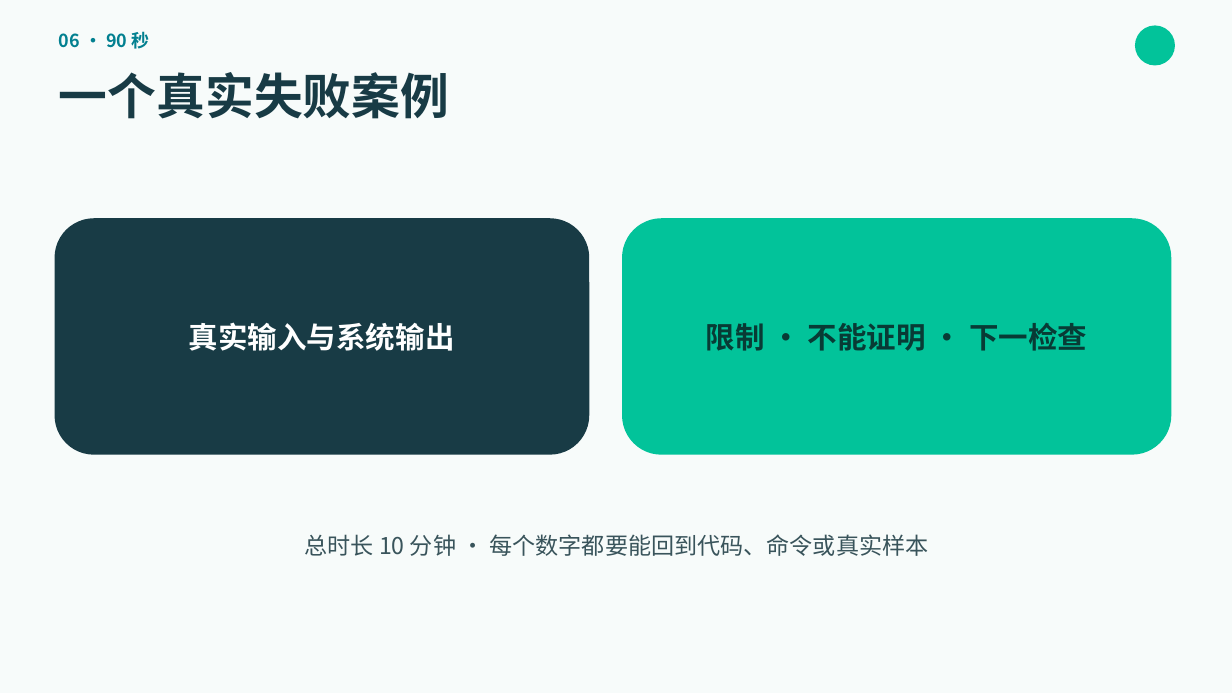
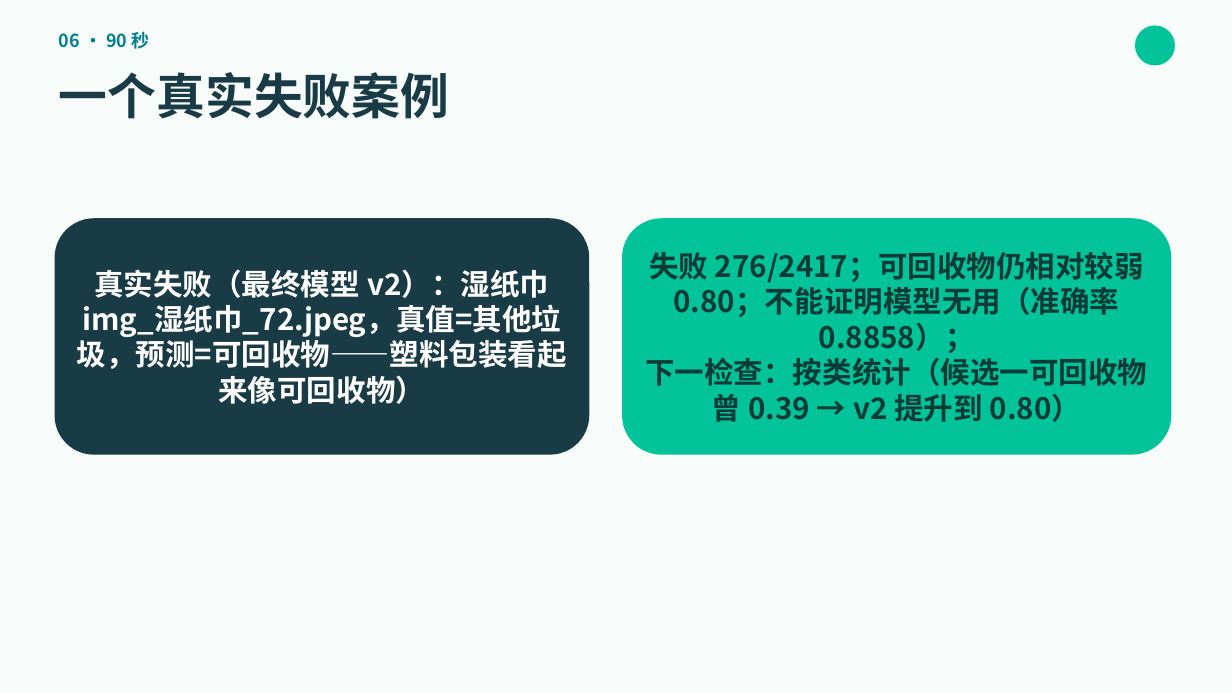
Before and after one commit to CGXZL/ai-camp-2026-final--, a slide deck: slide 6 of presentation.pptx. Drawn at 1232x693 pixels with LibreOffice and Linux fonts; fonts in the diff are those of the drawing. Boxes give left, top, right and bottom in pixels: in the first picture for what was removed or moved away, otherwise in the second. Text is boxed around its words. In the diff, an @@ line names an element or a change of style, - is before the commit and + after.

```diff
--- a/presentation.pptx
+++ b/presentation.pptx
@@ text in rounded rectangle at [77,269,567,404]: text changed @@
-真实输入与系统输出
+真实失败（最终模型 v2）：湿纸巾 img_湿纸巾_72.jpeg，真值=其他垃圾，预测=可回收物——塑料包装看起来像可回收物）
@@ text in rounded rectangle at [645,252,1147,422]: text changed @@
-限制 · 不能证明 · 下一检查
+失败 276/2417；可回收物仍相对较弱 0.80；不能证明模型无用（准确率 0.8858）；
+下一检查：按类统计（候选一可回收物曾 0.39 → v2 提升到 0.80）
@@ text removed at [305,534,929,556] @@
-总时长 10 分钟 · 每个数字都要能回到代码、命令或真实样本
```
Also in this commit, not shown: 5 other slides changed, 2 slides added, 2 slides removed.
